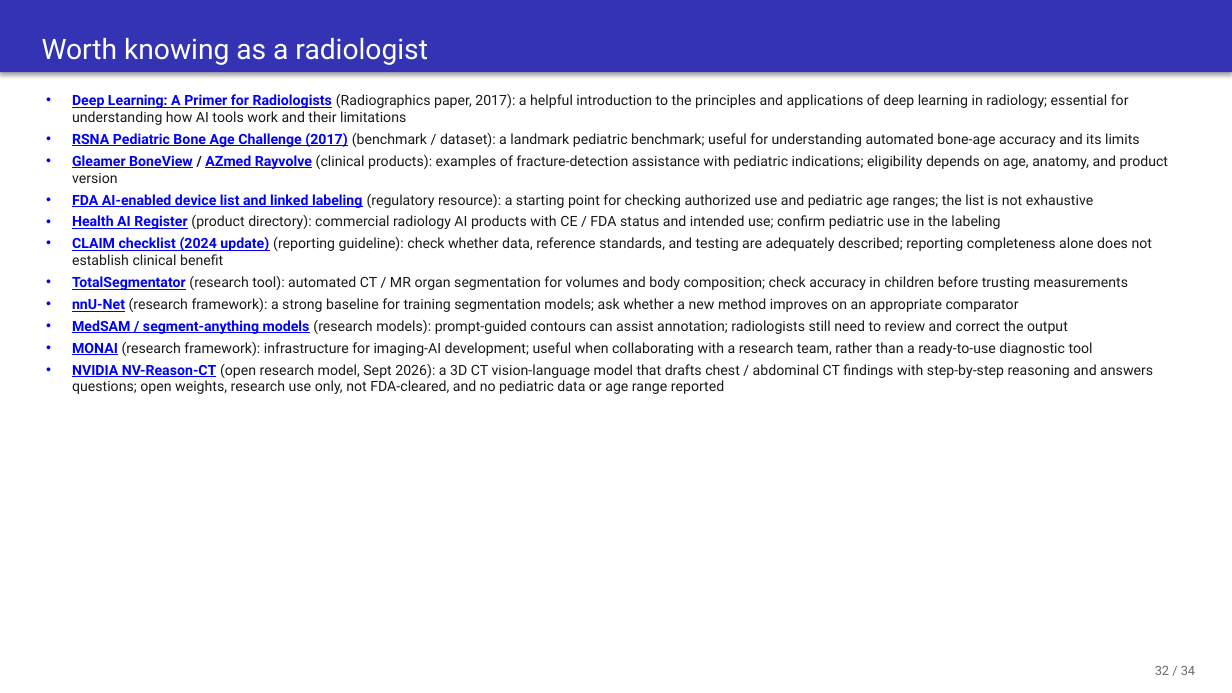
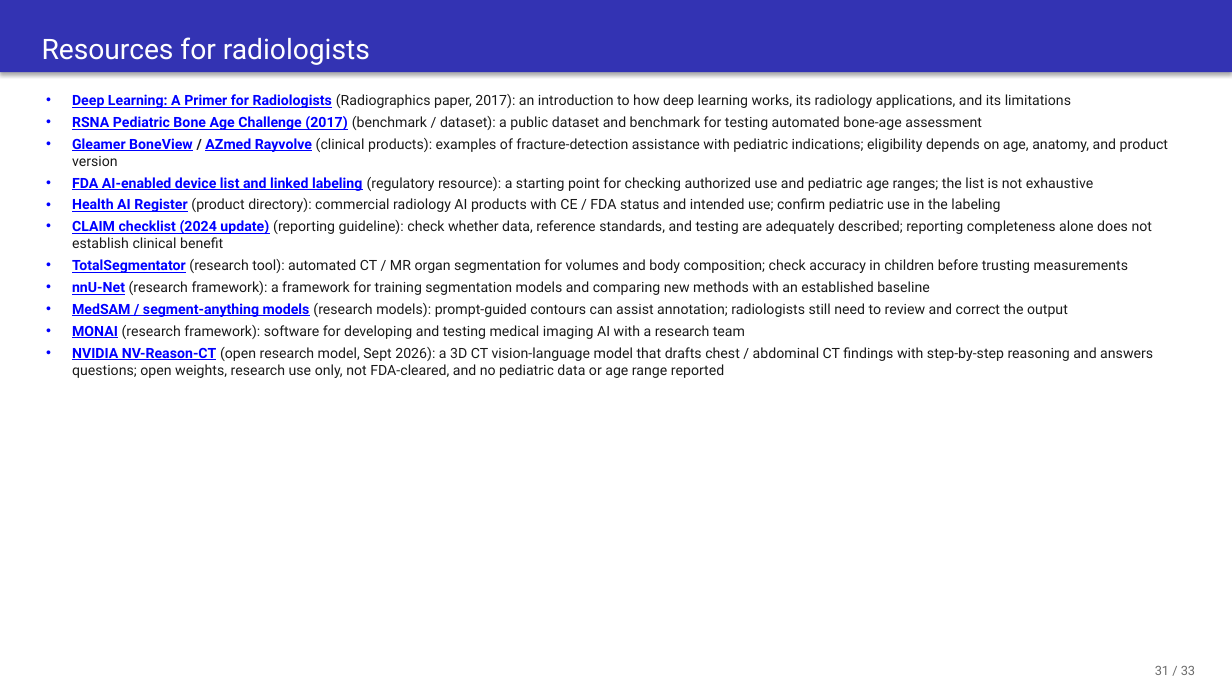
Before and after one commit to josephrich98/pediatric_radiology_ai, a slide deck: slide 62 of slides/pedrad_ai_slides.pptx (slide 63 before the commit). Drawn at 1232x693 pixels with LibreOffice and Linux fonts; fonts in the diff are those of the drawing. Boxes give left, top, right and bottom in pixels: in the first picture for what was removed or moved away, otherwise in the second. Text is boxed around its words. In the diff, an @@ line names an element or a change of style, - is before the commit and + after.

```diff
--- a/slides/pedrad_ai_slides.pptx
+++ b/slides/pedrad_ai_slides.pptx
@@ text in rectangle at <box>42,37,370,65</box>: text changed @@
-Worth knowing as a radiologist
+Resources for radiologists
@@ text at <box>72,94,1071,130</box>: text changed @@
-• Deep Learning: A Primer for Radiologists (Radiographics paper, 2017): a helpful introduction to the principles and applications of deep learning in radiology; essential for understanding how AI tools work and their limitations
-• RSNA Pediatric Bone Age Challenge (2017) (benchmark / dataset): a landmark pediatric benchmark; useful for understanding automated bone-age accuracy and its limits
+• Deep Learning: A Primer for Radiologists (Radiographics paper, 2017): an introduction to how deep learning works, its radiology applications, and its limitations
+• RSNA Pediatric Bone Age Challenge (2017) (benchmark / dataset): a public dataset and benchmark for testing automated bone-age assessment
@@ text at <box>72,281,930,295</box>: text changed @@
-• nnU-Net (research framework): a strong baseline for training segmentation models; ask whether a new method improves on an appropriate comparator
+• nnU-Net (research framework): a framework for training segmentation models and comparing new methods with an established baseline
@@ text at <box>72,325,745,339</box>: text changed @@
-• MONAI (research framework): infrastructure for imaging-AI development; useful when collaborating with a research team, rather than a ready-to-use diagnostic tool
+• MONAI (research framework): software for developing and testing medical imaging AI with a research team
@@ text at <box>1155,666,1195,675</box>: text changed @@
-32 / 34
+31 / 33
```
Also in this commit, not shown: 37 other slides changed, 2 slides added, 1 slide removed, 3 other files.
